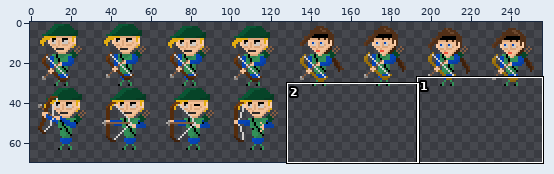
A sprite sheet gets an edit: res/archer.png. Above: a wide view before the commit, with the close-up outlined.
Close-up. Before the commit:
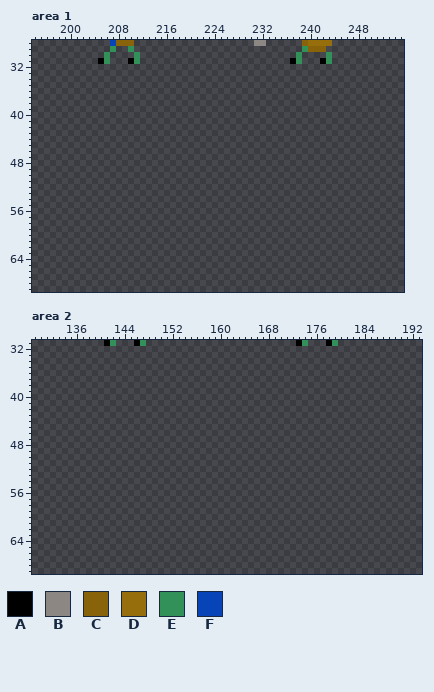
The file is 256x128 pixels. Pixels under 10% opacity are left out. Colours within 5 levels of each other are drawn and written as one. Shown: area 1: x 194..255, y 28..69; area 2: x 129..193, y 31..69. The wide view leaves out empty margins. The commit also changed other parts of the picture, which this record leaves out.
Palette (. is transparent): A #000000  B #8c8783  C #896309  D #976e0c  E #329158  F #0644b7
Pixels before, area 1 (only the part around the change), first column x 194:
28 .............FCCC....................BB......CDDDD............
29 .............E..E............................ECCC.............
30 ............E....E..........................E....E............
31 ...........AE...AE.........................AE...AE............
32 ..............................................................
33 ..............................................................
34 ..............................................................
35 ..............................................................
36 ..............................................................
37 ..............................................................
38 ..............................................................
39 ..............................................................
40 ..............................................................
41 ..............................................................
42 ..............................................................
43 ..............................................................
44 ..............................................................
45 ..............................................................
46 ..............................................................
47 ..............................................................
48 ..............................................................
49 ..............................................................
50 ..............................................................
51 ..............................................................
52 ..............................................................
53 ..............................................................
54 ..............................................................
55 ..............................................................
56 ..............................................................
57 ..............................................................
58 ..............................................................
59 ..............................................................
60 ..............................................................
61 ..............................................................
62 ..............................................................
63 ..............................................................
64 ..............................................................
65 ..............................................................
66 ..............................................................
67 ..............................................................
68 ..............................................................
69 ..............................................................
Pixels before, area 2 (only the part around the change), first column x 129:
31 ............AE...AE.........................AE...AE..............
32 .................................................................
33 .................................................................
34 .................................................................
35 .................................................................
36 .................................................................
37 .................................................................
38 .................................................................
39 .................................................................
40 .................................................................
41 .................................................................
42 .................................................................
43 .................................................................
44 .................................................................
45 .................................................................
46 .................................................................
47 .................................................................
48 .................................................................
49 .................................................................
50 .................................................................
51 .................................................................
52 .................................................................
53 .................................................................
54 .................................................................
55 .................................................................
56 .................................................................
57 .................................................................
58 .................................................................
59 .................................................................
60 .................................................................
61 .................................................................
62 .................................................................
63 .................................................................
64 .................................................................
65 .................................................................
66 .................................................................
New version:
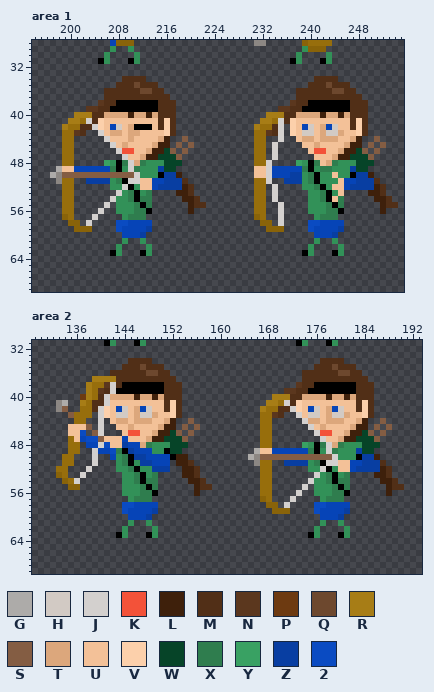
Colours new in this view: G #adaba9  H #d2cac4  J #d3d0ce  K #f35239  L #3e200b  M #512f17  N #5b371e  P #6d3a11  Q #6d482e  R #a77d16  S #845d43  T #dca77c  U #f3c198  V #fcd0ab  W #064428  X #2f7d4e  Y #39a163  Z #083ea2  2 #0a4bc2
From old to new:
Changed rows in their new state; - is an unchanged pixel.
Area 1:
first column x 197:
34 ------------MMMM----------------------------MMMM----------
35 -----------MMMQMMM-------------------------MMMQMMM--------
36 ---------MMMMMMQQMM----------------------MMMMMMQQMM-------
37 ---------MMMMMMMMMMM---------------------MMMMMMMMMMM------
38 --------NMMAAAAAAAMMM-------------------NMMAAAAAAAMMM-----
39 ------NNMMAAAAAAAAMMM-----------------NNMMAAAAAAAAMMM-----
40 ----RRRMMTTTTLTTLTMMM---------------RRRMMTTTTLTTLTMMM-----
41 ---RRDJMVUUUUUUUUUMVM--------------RRDJMVUUUUUUUUUMVM-----
42 --RDDMMJVUFHUTAAAUMVM-------------RDDMJ-VUFHUTFHUUMVM-----
43 --DDNM--JUTTUTTUUUUVM-------------DDNMJ-VUHHUTHHTUUVM-----
44 --DD-----JUUUTUUUUTL--S-----------DD--J--UTTUTTTUUTL--S---
45 --DD------JUTUUUUTLL-S-S----------DD-J----UUTUUUUTLL-S-S--
46 --DD-------JKKUUTLLWS-S-----------DD-J-----UKKUUTLLWS-S---
47 --DD--------JUUTLLWWWS------------DD-J------UUUTLLWWWS----
48 --DD-----YEAXJTXEEEWWW------------DDJ----YEAXUTXEEEWWW----
49 -GUUFFFFFFXAEJXEEEZWW-------------UUJFFFFFXAEXXEEEZWW-----
50 GBSSSSSSSSSSSSJEEEAZZL------------UUJFFFZZEXAEEUEEAZZL----
51 -BDD--ZZZZEXAJJUUFFZZZM-----------DDJ--ZZZEXAEEEUFFZZZM---
52 --DD------EEJAEUUFZZZZLM----------DD-J----EEXAEUUFZZZZLM--
53 --DD-------JEXAEX----LLM----------DD-J-----EEXAEU----LLM--
54 --DD------JEEXAXX-----LLM---------DD-J-----EEXAUX-----LLM-
55 --DD-----J-EEEXAX------LMM--------DD--J----EEEXAX------LMM
56 --DD----J--EEEXXA------L----------DD--J----EEEXXA------L--
57 --CD---J----EXXX------------------CD--J-----EXXX----------
58 ---CC-J----22FFFF------------------CC-J----22FFFF---------
59 ----CCC----2FFFFZ-------------------CCC----2FFFFZ---------
60 ------------FFFZ----------------------------FFFZ----------
61 ------------E--E----------------------------E--E----------
62 -----------E----E--------------------------E----E---------
63 ----------AE---AE-------------------------AE---AE---------
Area 2:
first column x 133:
34 ------------MMMM----------------------------MMMM----------
35 -----------MMMQMMM-------------------------MMMQMMM--------
36 ---------MMMMMMQQMM----------------------MMMMMMQQMM-------
37 ------RRRRMMMMMMMMMM---------------------MMMMMMMMMMM------
38 -----RDDNJMAAAAAAAMMM-------------------NMMAAAAAAAMMM-----
39 -----RDNMJAAAAAAAAMMM-----------------NNMMAAAAAAAAMMM-----
40 ----PRDMJTTTTLTTLTMMM---------------RRRMMTTTTLTTLTMMM-----
41 BG--RDMMJUUUUUUUUUMVM--------------RRDJMVUUUUUUUUUMVM-----
42 BS--DDMJVUFHUTFHUUMVM-------------RDDMMJVUFHUTFHUUMVM-----
43 --SDDD-JVUHHUTHHTUUVM-------------DDNM--JUHHUTHHTUUVM-----
44 ---DD--J-UTTUTTTUUTL--S-----------DD-----JTTUTTTUUTL--S---
45 --UUUS-J--UUTUUUUTLL-S-S----------DD------JUTUUUUTLL-S-S--
46 --UU2-SJ---UKKUUTLLWS-S-----------DD-------JKKUUTLLWS-S---
47 --DUF22SUUUFUUUTLLWWWS------------DD--------JUUTLLWWWS----
48 --DD-FFJ2UUZFFTXEEEWWW------------DD-----YEAXJTXEEEWWW----
49 --DD--JFF2XAZFFFEEAWW------------GUUFFFFFFXAEJXEEEZWW-----
50 -DD---J--FEXAZZFFFFALL----------GBSSSSSSSSSSSSJEEEAZZL----
51 -DD---J---EXAEZZFFF-LLM----------BDD--ZZZZEXAJJUUFFZZZM---
52 DD---J----EEXAEEZZZ--LLM----------DD------EEJAEUUFZZZZLM--
53 CD--J------EEXAEX----LLM----------DD-------JEXAEX----LLM--
54 -CDJ-------EEXAXX-----LLM---------DD------JEEXAXX-----LLM-
55 --CC-------EEEXAX------LMM--------DD-----J-EEEXAX------LMM
56 -----------EEEXXA------L----------DD----J--EEEXXA------L--
57 ------------EXXX------------------CD---J----EXXX----------
58 -----------22FFFF------------------CC-J----22FFFF---------
59 -----------2FFFFZ-------------------CCC----2FFFFZ---------
60 ------------FFFZ----------------------------FFFZ----------
61 ------------E--E----------------------------E--E----------
62 -----------E----E--------------------------E----E---------
63 ----------AE---AE-------------------------AE---AE---------
